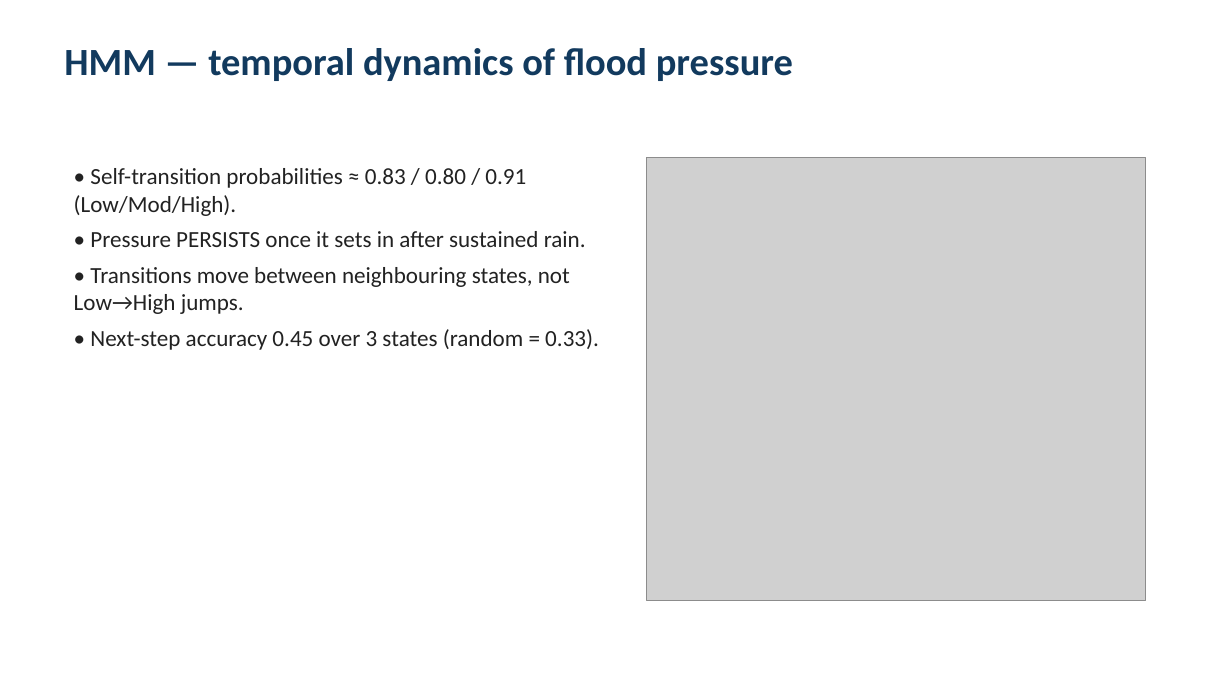
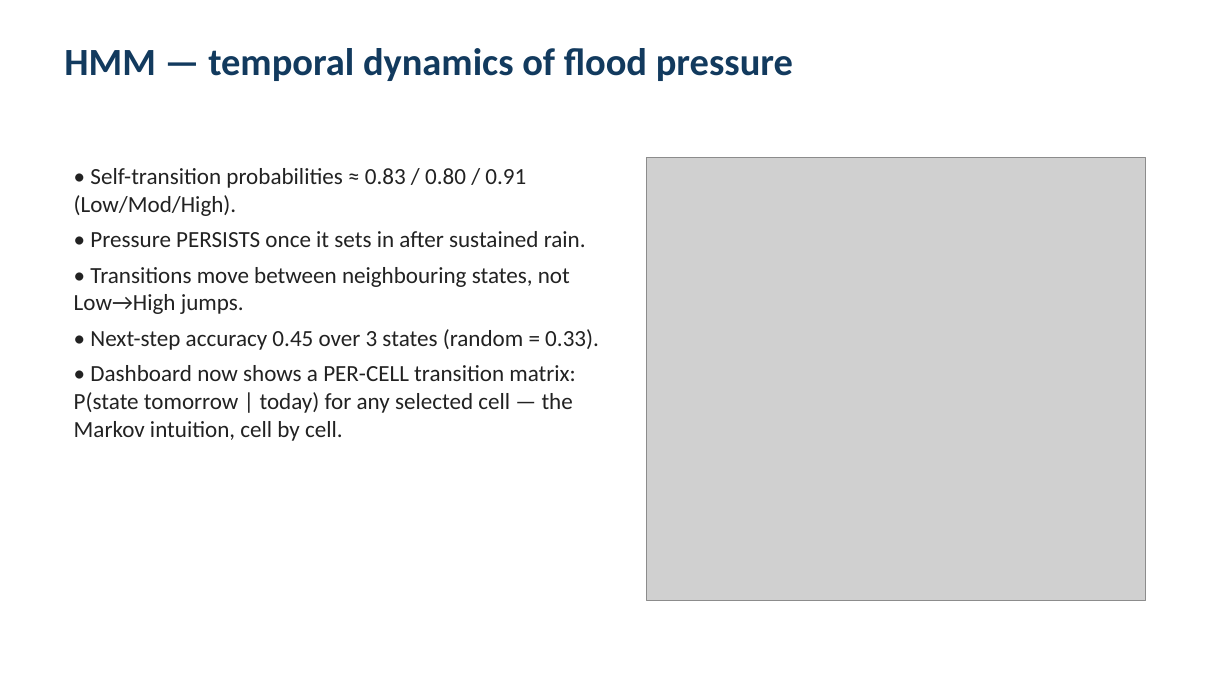
Before and after one commit to kellenmurerwa/flood-risk-hmm-rwanda, a slide deck: slide 10 of Flood_Risk_Defense_Slides.pptx. Drawn at 1232x693 pixels with LibreOffice and Linux fonts; fonts in the diff are those of the drawing; grey boxes stand for pictures. Boxes give left, top, right and bottom in pixels: in the first picture for what was removed or moved away, otherwise in the second. Text is boxed around its words. In the diff, an @@ line names an element or a change of style, - is before the commit and + after.

```diff
--- a/Flood_Risk_Defense_Slides.pptx
+++ b/Flood_Risk_Defense_Slides.pptx
@@ text at (x1=74, y1=365, x2=575, y2=441): paragraph added @@
+• Dashboard now shows a PER-CELL transition matrix: P(state tomorrow | today) for any selected cell — the Markov intuition, cell by cell.
```
Also in this commit, not shown: 8 other slides changed, 26 other files.
